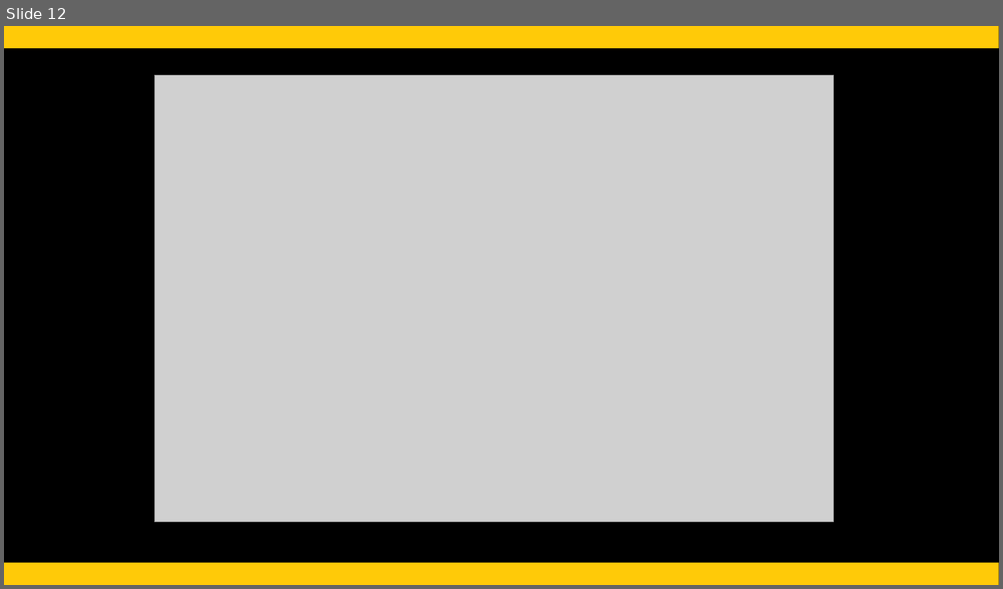
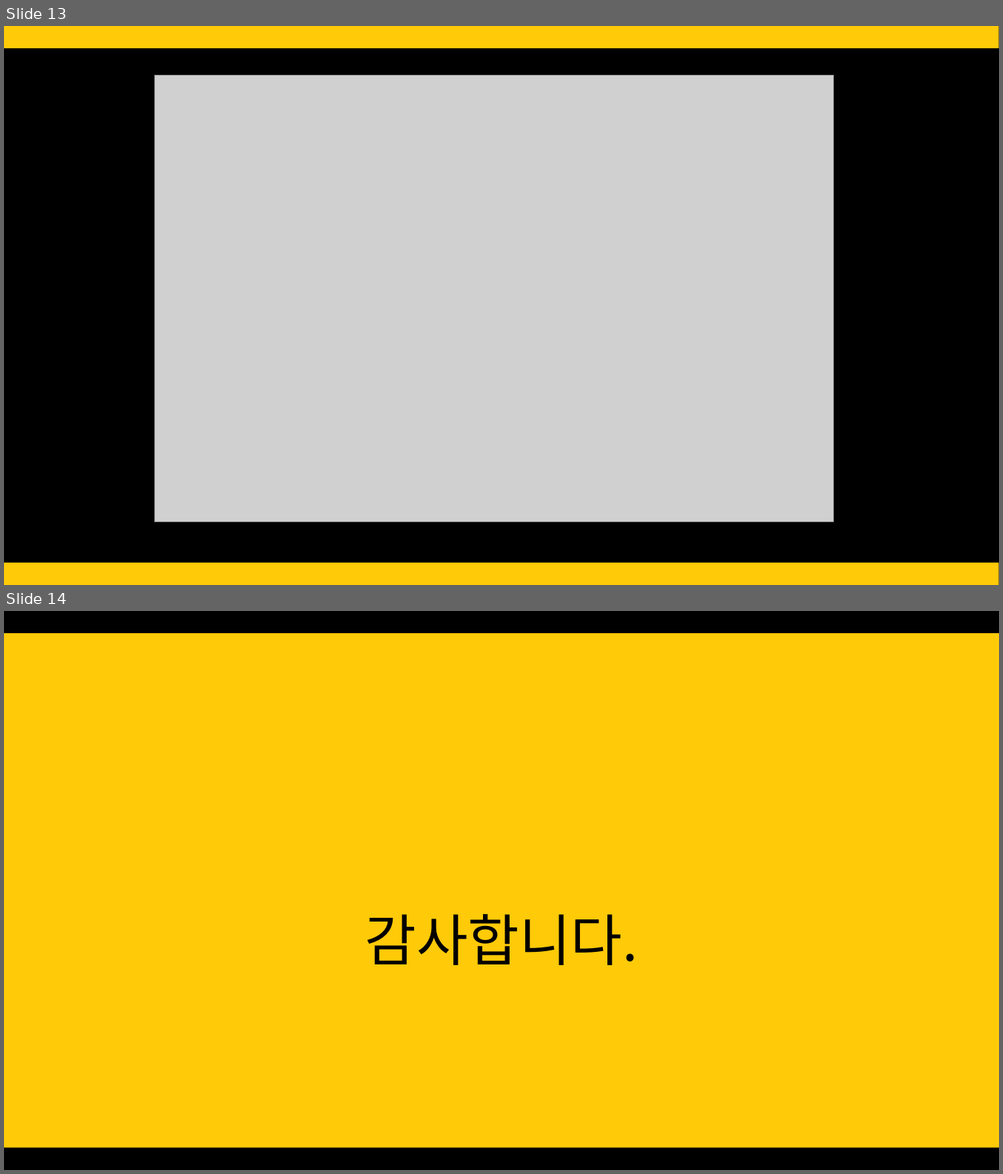
Before and after one commit to inchency/MachinLearingTermProject, a slide deck: result/06월12일(Packing Detection).pptx. Shown one above the other, each under a label of ours: slide 12 before the commit, slides 13 and 14 after it. The pictures are 1003x589 and 1003x1174 pixels, drawn with LibreOffice and Linux fonts; fonts in the diff are those of the drawing; grey boxes stand for pictures. Boxes give left, top, right and bottom in pixels: in the first picture for what was removed or moved away, otherwise in the second. Text is boxed around its words. In the diff, an @@ line names an element or a change of style, - is before the commit and + after.

```diff
--- a/result/06월12일(Packing Detection).pptx
+++ b/result/06월12일(Packing Detection).pptx
@@ slide 14 added at [4,611,999,1170], background #000000 @@
@@ rectangle added at [4,633,999,1148], fill #FFCA08 @@
@@ title added at [365,914,638,965], 54 pt, text #000000 @@
+감사합니다.
@@ what was slide 12 is now slide 13 @@
```
Also in this commit, not shown: 1 slide changed, 1 other file.
